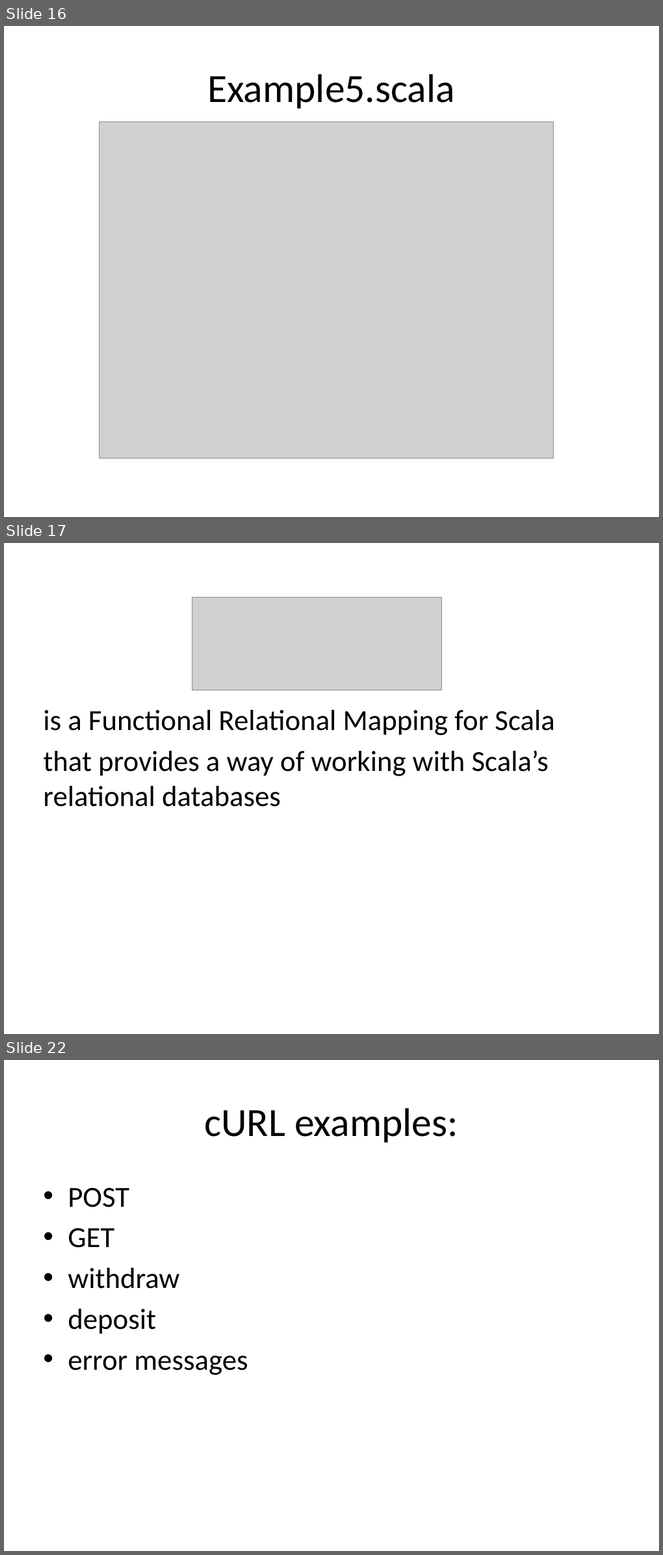
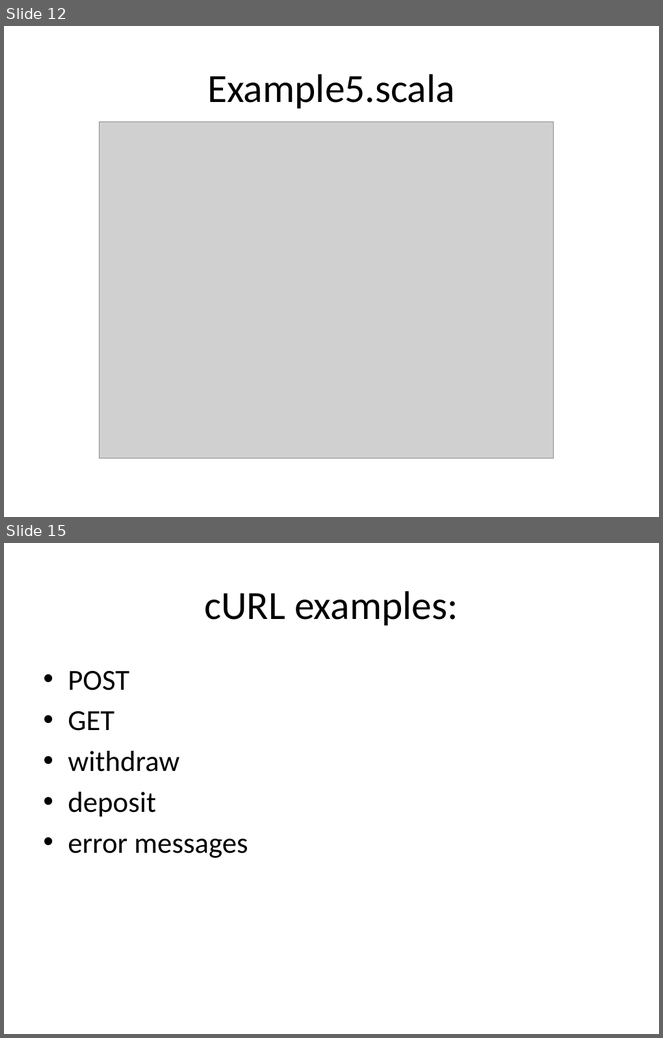
Before and after one commit to martadoberschuetz/scala, a slide deck: project presentation final.pptx. Shown one above the other, each under a label of ours: slides 16, 17 and 22 before the commit, slides 12 and 15 after it; the slides between them are not shown. The pictures are 663x1555 and 663x1038 pixels, drawn with LibreOffice and Linux fonts; fonts in the diff are those of the drawing; grey boxes stand for pictures. Boxes give left, top, right and bottom in pixels: in the first picture for what was removed or moved away, otherwise in the second. Text is boxed around its words. In the diff, an @@ line names an element or a change of style, - is before the commit and + after.

```diff
--- a/project presentation final.pptx
+++ b/project presentation final.pptx
@@ slide 17 removed at box(4, 543, 659, 1034), background #FFFFFF @@
@@ picture removed at box(192, 598, 441, 691) @@
@@ text removed at box(43, 710, 555, 807) @@
-is a Functional Relational Mapping for Scala
-that provides a way of working with Scala’s relational databases
@@ what was slide 16 is now slide 12 @@
@@ what was slide 22 is now slide 15 @@
```
Also in this commit, not shown: 7 slides changed, 7 other slides removed.
